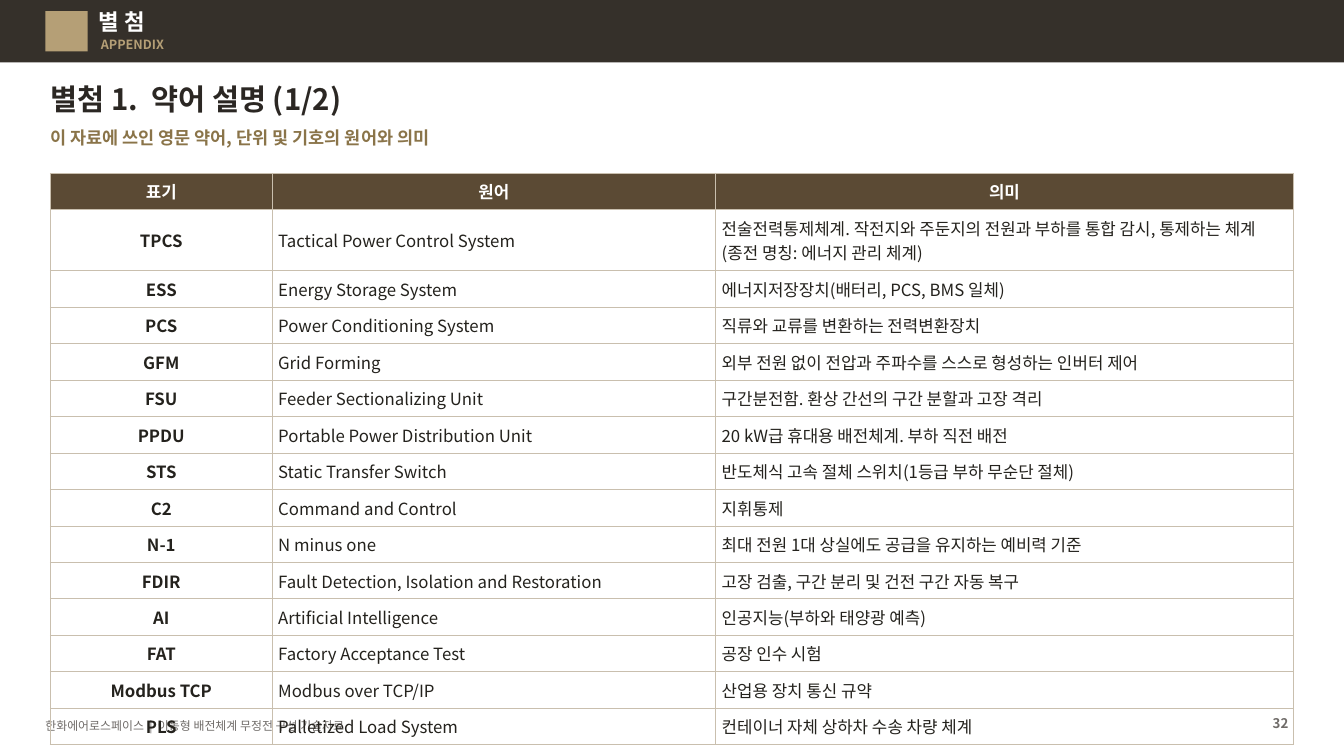
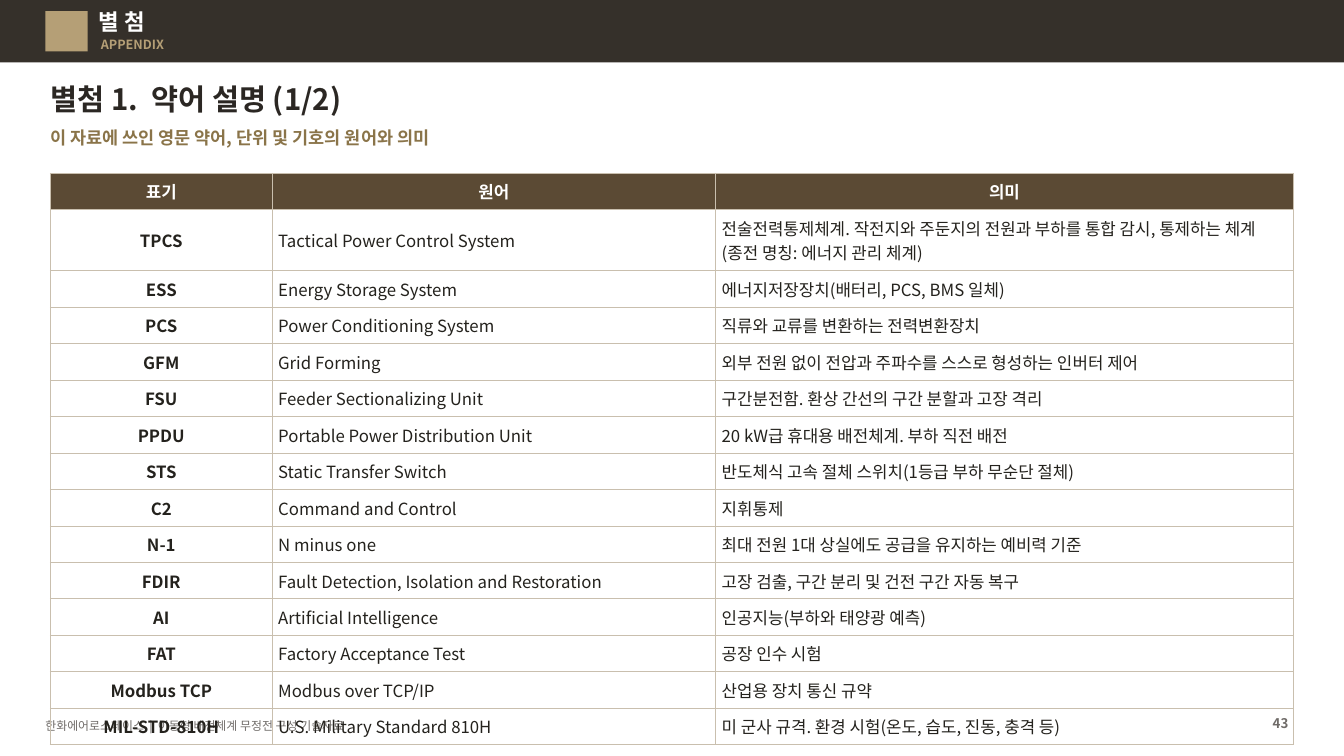
Before and after one commit to byunjd112-hue/headroom, a slide deck: slide 43 of mobile_ems/docs/out/IFPS_이동형배전체계_무정전구성_기술자료_Rev72.pptx (slide 32 before the commit). Drawn at 1344x756 pixels with LibreOffice and Linux fonts; fonts in the diff are those of the drawing. Boxes give left, top, right and bottom in pixels: in the first picture for what was removed or moved away, otherwise in the second. Text is boxed around its words. In the diff, an @@ line names an element or a change of style, - is before the commit and + after.

```diff
--- a/mobile_ems/docs/out/IFPS_이동형배전체계_무정전구성_기술자료_Rev72.pptx
+++ b/mobile_ems/docs/out/IFPS_이동형배전체계_무정전구성_기술자료_Rev72.pptx
@@ table at (50, 173, 1294, 741) @@
-row 15: PLS | Palletized Load System | 컨테이너 자체 상하차 수송 차량 체계
+row 15: MIL-STD-810H | U.S. Military Standard 810H | 미 군사 규격. 환경 시험(온도, 습도, 진동, 충격 등)
@@ page number at (1273, 718, 1289, 728): text changed @@
-32
+43
```
Also in this commit, not shown: 5 other slides changed, 11 slides added, 11 other files.
